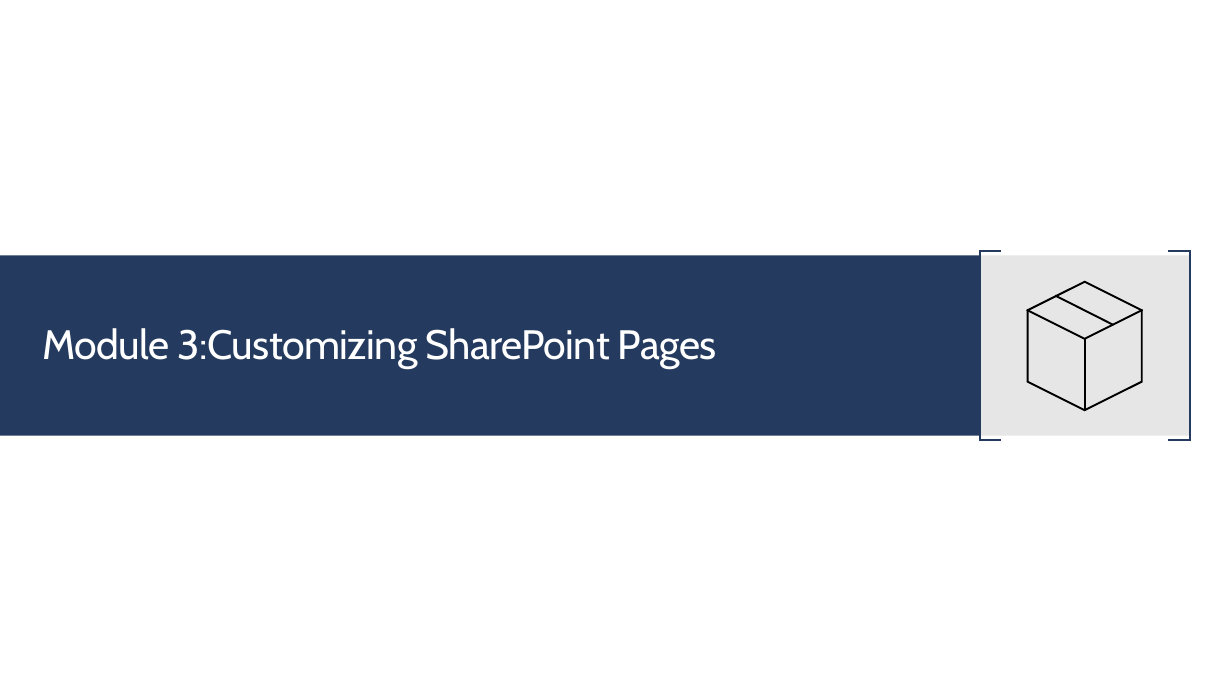
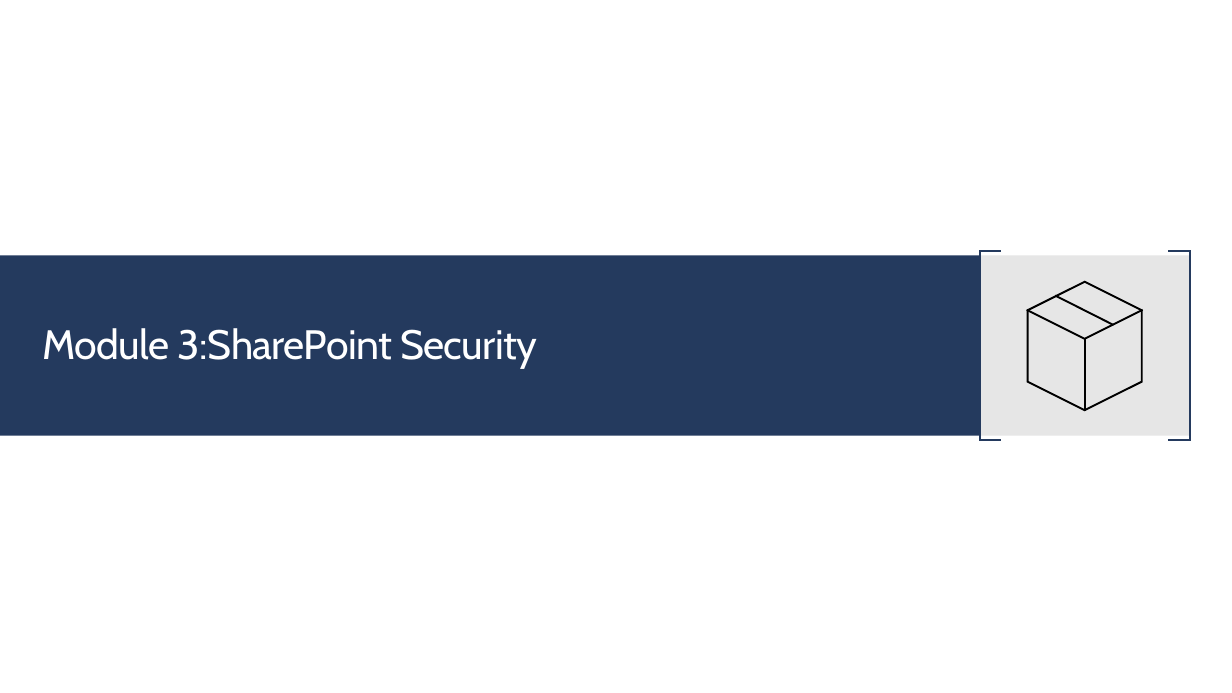
Before and after one commit to JPOWER4/SharePoint-2019-Training, a slide deck: slide 1 of Microsoft SharePoint 2019 Module 3.pptx. Drawn at 1232x693 pixels with LibreOffice and Linux fonts; fonts in the diff are those of the drawing. Boxes give left, top, right and bottom in pixels: in the first picture for what was removed or moved away, otherwise in the second. Text is boxed around its words. In the diff, an @@ line names an element or a change of style, - is before the commit and + after.

```diff
--- a/Microsoft SharePoint 2019 Module 3.pptx
+++ b/Microsoft SharePoint 2019 Module 3.pptx
@@ title at (x1=42, y1=328, x2=537, y2=369): text changed @@
-Module 3:Customizing SharePoint Pages
+Module 3:SharePoint Security
```
Also in this commit, not shown: 6 slides added, 3 slides removed, 16 other files.
